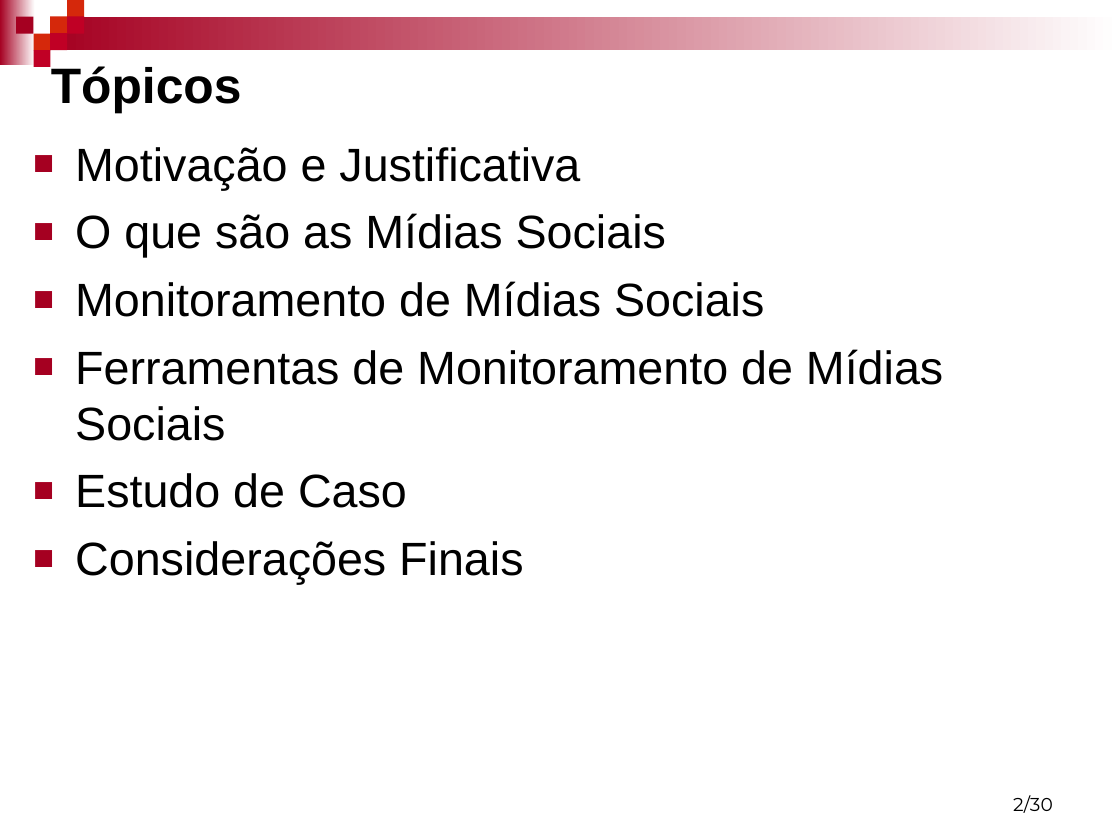
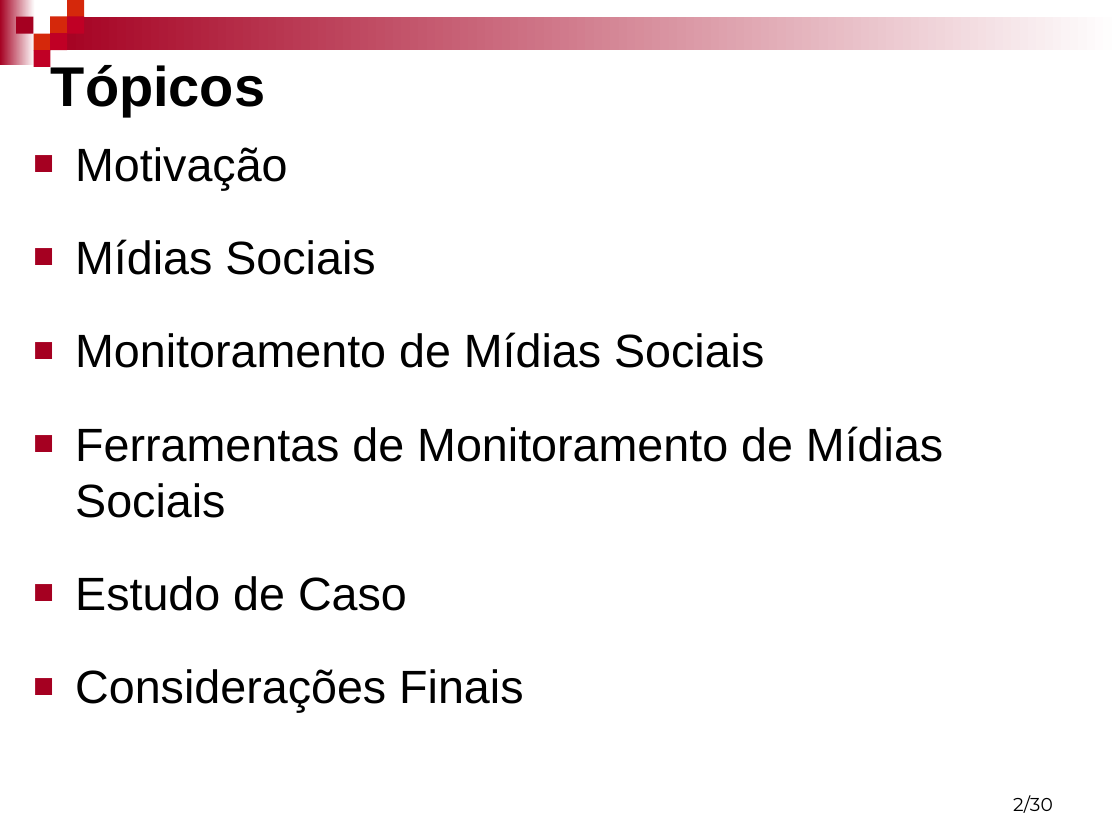
Before and after one commit to mfernado/my-project-socialmonitor, a slide deck: slide 2 of Artigo/Monitoramento de mídias Sociais - Marcos e Robson.ppt. Drawn at 1120x840 pixels with LibreOffice and Linux fonts; fonts in the diff are those of the drawing; background and template pictures are left out. Boxes give left, top, right and bottom in pixels: in the first picture for what was removed or moved away, otherwise in the second. Text is boxed around its words. In the diff, an @@ line names an element or a change of style, - is before the commit and + after.

```diff
--- a/Artigo/Monitoramento de mídias Sociais - Marcos e Robson.ppt
+++ b/Artigo/Monitoramento de mídias Sociais - Marcos e Robson.ppt
@@ title "Tópicos" at [51,65,265,115]: size 32 to 36 pt @@
@@ text at [75,147,375,275]: text changed @@
-■ Motivação e Justificativa
-■ O que são as Mídias Sociais
+■ Motivação
+■ Mídias Sociais
@@ text at [75,332,943,712]: more space between paragraphs @@
```
Also in this commit, not shown: 2 other slides changed.
